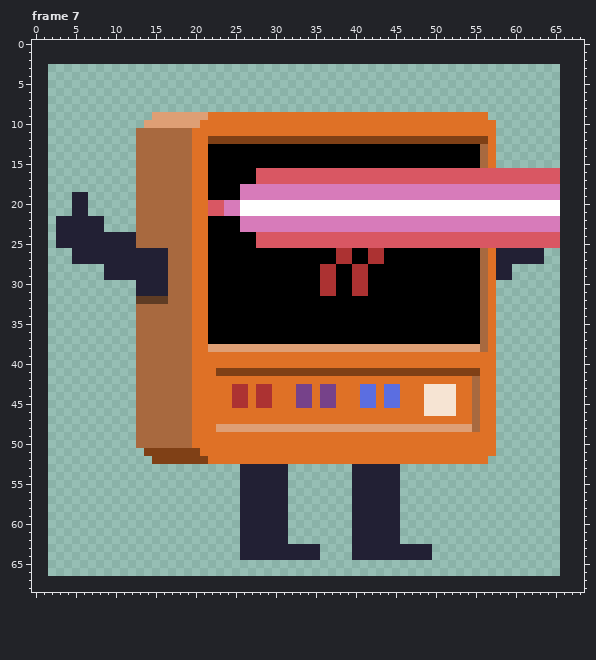
Two states of a pixel-art file, aseprite/UwUloscopioLaser.aseprite. Above is the file before it was changed.
64x64 pixels, 16 frames. Shown: frame 7. The old version is drawn lined up with the new one, on the new canvas. The commit also changed other frames, which this record leaves out.
After:
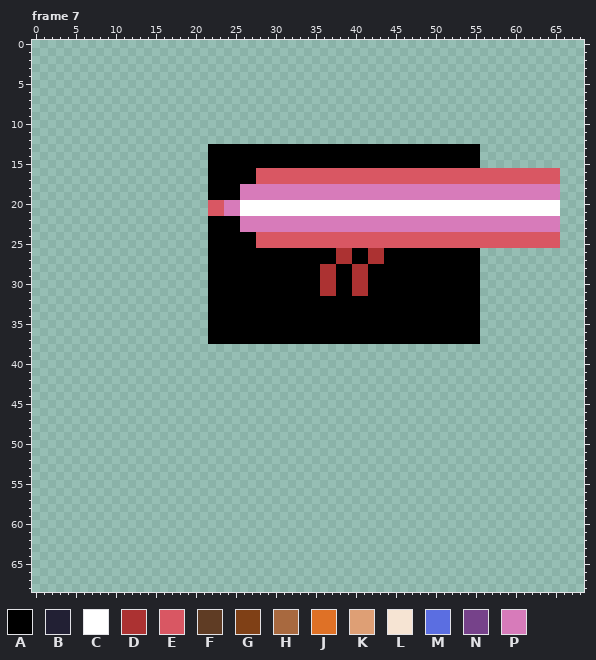
Palette (. is transparent): A #000000  B #222034  C #ffffff  D #ac3232  E #d95763  F #5f3c24  G #7f4016  H #a8693f  J #df7126  K #de9f75  L #f6e4d3  M #5b6ee1  N #76428a  P #d77bba
Change:
canvas 64x64 -> 69x69, the old top-left corner now at 2,3
Changed rows in their new state; - is an unchanged pixel.
Frame 7:
first column x 3:
 9 ------------..........................................-------
10 -----------............................................------
11 ----------.............................................------
12 ----------.............................................------
13 ----------.........----------------------------------..------
14 ----------.........----------------------------------..------
15 ----------.........----------------------------------..------
16 ----------.........------------------------------------------
17 ----------.........------------------------------------------
18 ----------.........------------------------------------------
19 --..------.........------------------------------------------
20 --..------.........------------------------------------------
21 --..------.........------------------------------------------
22 ......----.........------------------------------------------
23 ......----.........------------------------------------------
24 ...................------------------------------------------
25 ...................------------------------------------------
26 --.................----------------------------------........
27 --.................----------------------------------........
28 ------.............----------------------------------....----
29 ------.............----------------------------------....----
30 ----------.........----------------------------------..------
31 ----------.........----------------------------------..------
32 ----------.........----------------------------------..------
33 ----------.........----------------------------------..------
34 ----------.........----------------------------------..------
35 ----------.........----------------------------------..------
36 ----------.........----------------------------------..------
37 ----------.........----------------------------------..------
38 ----------.............................................------
39 ----------.............................................------
40 ----------.............................................------
41 ----------.............................................------
42 ----------.............................................------
43 ----------.............................................------
44 ----------.............................................------
45 ----------.............................................------
46 ----------.............................................------
47 ----------.............................................------
48 ----------.............................................------
49 ----------.............................................------
50 ----------.............................................------
51 -----------............................................------
52 ------------..........................................-------
53 -----------------------......--------......------------------
54 -----------------------......--------......------------------
55 -----------------------......--------......------------------
56 -----------------------......--------......------------------
57 -----------------------......--------......------------------
58 -----------------------......--------......------------------
59 -----------------------......--------......------------------
60 -----------------------......--------......------------------
61 -----------------------......--------......------------------
62 -----------------------......--------......------------------
63 -----------------------..........----..........--------------
64 -----------------------..........----..........--------------
